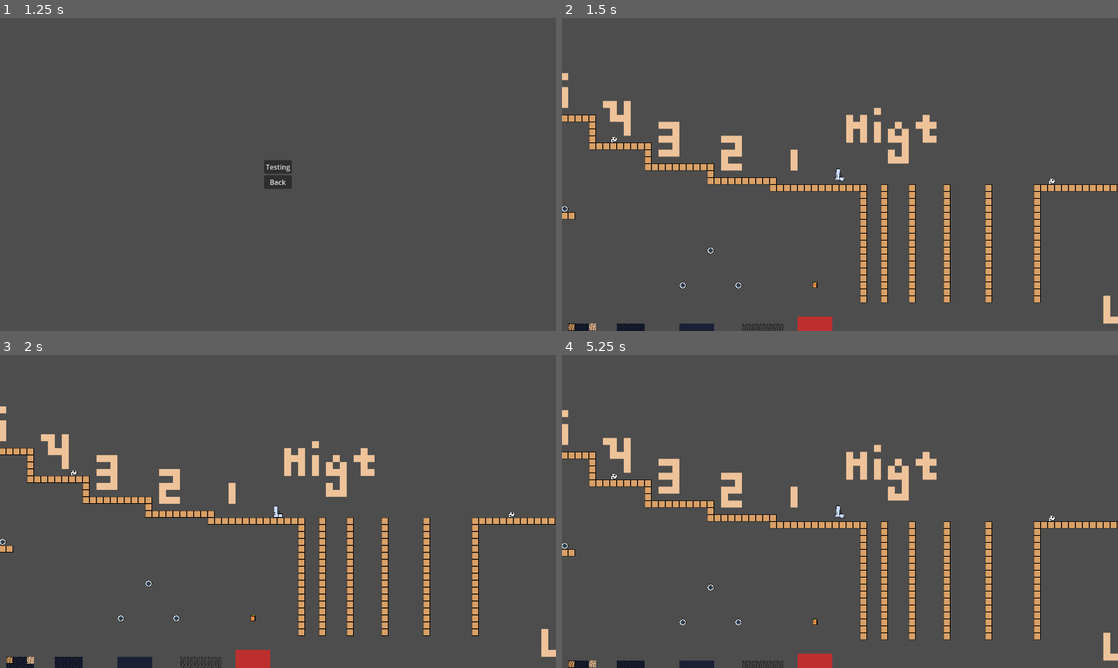
Above: before the commit, frames 1-4 (two rows, left to right).
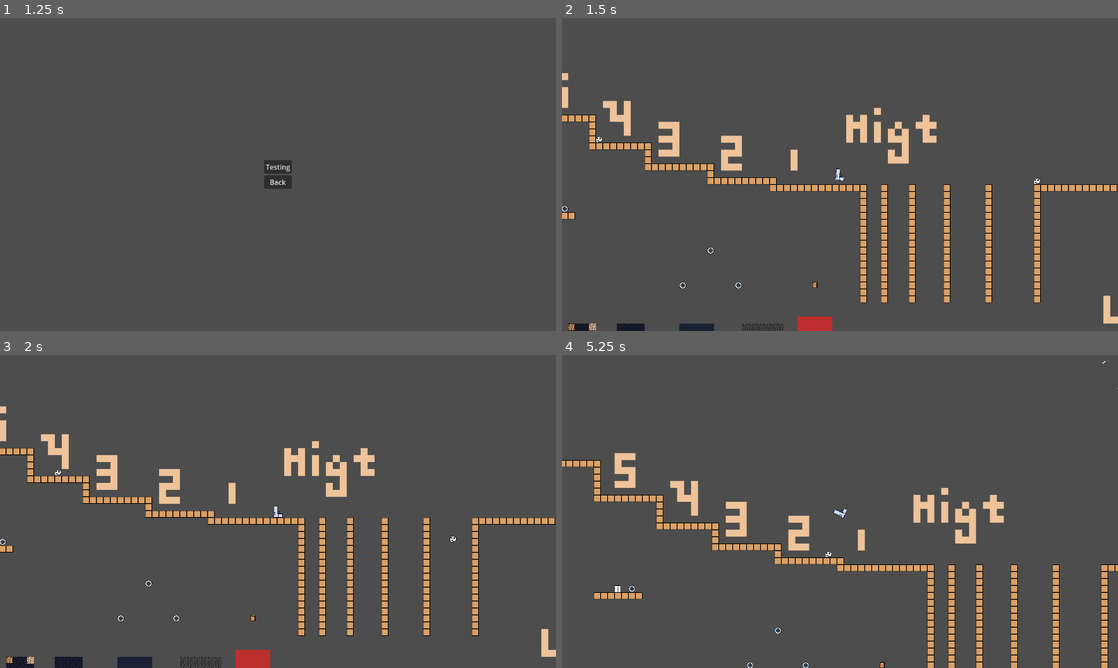
Above: after the commit, the same moments.

Repository: GamesFromANobody/JumpGun
Game: Godot game, scene res://Scenes/UI/main_menu.tscn
The game is run twice, just before and just after one commit, with the same random seed, the same clock (stepped at 60 frames per second) and the same inputs.
Inputs (mouse positions are in pixels of both pictures, inside the frame that each line leads up to):
- Up to frame 1 (1.25 s): click "Level Select" at 0.5 s
- Up to frame 2 (1.5 s): click "Testing" at 1.25 s
- Up to frame 3 (2 s): no input
- Up to frame 4 (5.25 s): tap Enter at 2 s; move the mouse to (962, 495) at 2.02 s; click (962, 495) at 2.1 s; move the mouse to (728, 527) at 2.77 s; right-click (728, 527) at 2.85 s; click (728, 527) at 3.05 s; move the mouse to (895, 442) at 3.52 s; click (895, 442) at 3.6 s; move the mouse to (812, 574) at 4.27 s; click (812, 574) at 4.35 s; click (840, 505) at 5 s, where only the run before the commit has a clickable "Testing"

Frame 1 is identical in both runs. In frame 2, less than 0.1% of the frame differs, in the area x 6-89%, y 38-54%; in frame 3, less than 0.1%; in frame 4, 14%, in the area x 0-100%, y 2-100%.

Commit message:
Add files via upload

Diff:
--- a/jumpgun/Scenes/level_base.tscn
+++ b/jumpgun/Scenes/level_base.tscn
@@ -361,4 +361,5 @@
 
 [connection signal="pause" from="." to="Player" method="_on_level_base_pause"]
 [connection signal="unpause" from="." to="Player" method="_on_level_base_unpause"]
+[connection signal="changed" from="Enemies" to="Enemies" method="_on_changed"]
 [connection signal="unpause" from="Player" to="." method="Unpause"]
--- a/jumpgun/Scenes/mob_enemy.tscn
+++ b/jumpgun/Scenes/mob_enemy.tscn
@@ -19,5 +19,18 @@
 position = Vector2(0.5, 0)
 shape = SubResource("RectangleShape2D_vdhlj")
 
-[node name="MoveTimer" type="Timer" parent="."]
+[node name="WanderTimer" type="Timer" parent="."]
 wait_time = 2.0
+one_shot = true
+
+[node name="EdgeDetectionLeft" type="RayCast2D" parent="."]
+position = Vector2(-7, -1)
+target_position = Vector2(0, 11)
+collision_mask = 2
+
+[node name="EdgeDetectionRight" type="RayCast2D" parent="."]
+position = Vector2(8, -1)
+target_position = Vector2(0, 11)
+collision_mask = 2
+
+[connection signal="timeout" from="WanderTimer" to="." method="_on_wander_timer_timeout"]
--- a/jumpgun/Scenes/player.tscn
+++ b/jumpgun/Scenes/player.tscn
@@ -30,6 +30,7 @@
 position = Vector2(14, -5)
 
 [node name="PauseMenu" type="Control" parent="."]
+visible = false
 layout_mode = 3
 anchors_preset = 8
 anchor_left = 0.5
--- a/jumpgun/Scripts/enemy_creation.gd
+++ b/jumpgun/Scripts/enemy_creation.gd
@@ -1,3 +1,4 @@
+#@tool
 extends TileMapLayer
 
 var enemies = [
@@ -5,6 +6,8 @@
 	"GARBAGE",
 	preload("res://Scenes/Objects/acid_pit.tscn")
 ]
+
+#@export var  = false
 
 # Called when the node enters the scene tree for the first time.
 func _ready() -> void:
@@ -27,3 +30,7 @@
 	var newObj = enemies[index].instantiate()
 	newObj.position = pos * 16 + Vector2i(8, 8)
 	add_child(newObj)
+
+
+func _on_changed() -> void:
+	pass # Replace with function body.
--- a/jumpgun/Scripts/mob_enemy.gd
+++ b/jumpgun/Scripts/mob_enemy.gd
@@ -5,27 +5,144 @@
 
 const SPEED = 100.0
 
-@export var direction = 1
+enum directionEditor { #to make it more managable in editor
+	LEFT,
+	RIGHT,
+	FLYING_UP,
+	FLYING_DOWN,
+}
+@export_group("Behavior") #Groups @exports to the editor
+@export var starting_direction : directionEditor
+enum states { #State machines help us more easily manage enemy AI
+	SLEEPING,
+	STATIONARY,
+	PATROLLING,
+	PATROLLING_TIMER,
+	WANDERING_TIMER, #if we want some mobs in the future to walk/fly aimlessly
+	TODO_WAKING_UP, #Should sleeping targets wake up from nearby gunshots?
+	WANDERING_IDLE,
+	TODO_CHASING_PLAYER, #chase player if they get close enough
+	TODO_SHOOTING_PLAYER, #if we want mobs that shoot the player upon being alerted/seeing them
+	TODO_DYING #If enemies later on have dying animations, they should perform it before queue_free()
+}
+enum statesEditor { #Ease of access to level creators, only giving them states that they should apply
+	SLEEPING,
+	STATIONARY,
+	PATROLLING,
+	PATROLLING_TIMER,
+	WANDERING_TIMER,
+}
+@export var starting_state : statesEditor = statesEditor.PATROLLING
+@export_range(0.1, 5, 0.05) var timer = 1.0
+@export var walks_off_cliffs = true
+@export var TODO_chases_player = false
+@export_group("") #Breaks up the grouping in editor
+@export_range(0, 5, 0.05) var movement_speed = 1.0
+
+
+@export var flying = false
+
+
+
+var direction : Vector2
+var currentState : states
+
+func _ready() -> void:
+	currentState = int(starting_state)
+	if starting_direction == directionEditor.RIGHT:
+		direction = Vector2(1, 0)
+	elif starting_direction == directionEditor.LEFT:
+		direction = Vector2(-1, 0)
+	elif starting_direction == directionEditor.FLYING_UP:
+		direction = Vector2(0, -1)
+	else:
+		direction = Vector2(0, 1)
+	if starting_state == states.PATROLLING_TIMER or starting_state == states.WANDERING_TIMER:
+		$WanderTimer.wait_time = timer
+		$WanderTimer.start()
+
+
+	#For when we use the editor to make enemies, this is to prevent accidental fuckups
+	if starting_direction == directionEditor.FLYING_UP or starting_direction == directionEditor.FLYING_DOWN:
+		assert(flying == true, "You tried to set this mob's starting direction as flying without it being enabled!")
+	if walks_off_cliffs == false:
+		assert(flying == false, "FLying enemies should never be bound to the ground, turn on walks off cliffs")
 
 func Hit():
 	mobHit.emit()
 	queue_free()
 
 func _physics_process(delta: float) -> void:
-	# Gravity; I could imagine we'd have enemies that don't mind cliffs,
-	# enemies that reverse on cliffs, and moving targets
-	if not is_on_floor():
-		velocity += get_gravity() * delta
-	# Reverse on walls
-	if is_on_wall():
-		direction = -direction
-	# Determine which direction this mob is moving
-	velocity.x = direction * SPEED
 
-	move_and_slide()
+	match currentState:
+		states.SLEEPING:
+			StateSleep()
+		states.STATIONARY:
+			StateStationary()
+		states.PATROLLING:
+			StatePatrolling(delta)
+		states.PATROLLING_TIMER:
+			StatePatrolling(delta)
+		states.WANDERING_TIMER:
+			StateWandering(delta)
 
+	checkCollision()
+
+
+func checkCollision():
 	# If the player is hit, call its Hit() function
 	for i in get_slide_collision_count():
 		var collision = get_slide_collision(i)
 		if collision.get_collider().name == "Player":
 			collision.get_collider().Hit()
+
+
+func StateSleep():
+	pass #Nothing for now
+
+func StateStationary():
+	pass #nothing for now
+
+func StatePatrolling(delta : float):
+	# Gravity; I could imagine we'd have enemies that don't mind cliffs,
+	# enemies that reverse on cliffs, and moving targets
+	if not is_on_floor() and flying == false:
+		velocity += get_gravity() * delta
+	# Reverse on walls and/or edges
+	if walks_off_cliffs == false and \
+	($EdgeDetectionLeft.is_colliding() == false or $EdgeDetectionRight.is_colliding() == false):
+		direction = -direction
+	if is_on_wall() and flying == false:
+		direction = -direction
+
+	if (is_on_ceiling() or is_on_floor()) and flying == true:
+		direction = -direction
+
+	# Determine which direction this mob is moving
+	velocity.x = direction.x * SPEED * movement_speed
+	if flying == true:
+		velocity.y = direction.y * SPEED * movement_speed
+	move_and_slide()
+
+func StateWandering(delta):
+	StatePatrolling(delta)
+
+
+func _on_wander_timer_timeout() -> void:
+	match currentState:
+		states.PATROLLING_TIMER:
+			direction = -direction
+			$WanderTimer.start()
+		states.WANDERING_TIMER:
+			direction = Vector2(0, 0)
+			currentState = states.WANDERING_IDLE
+			$WanderTimer.wait_time = timer * randf_range(0.35, 1.5)
+			$WanderTimer.start()
+		states.WANDERING_IDLE:
+			if flying == true:
+				direction = Vector2(randi_range(-1, 1), randi_range(-1, 1)).normalized()
+			else:
+				direction.x = 1 - (randi_range(0, 1) * 2)
+			$WanderTimer.wait_time = timer * randf_range(0.75, 1.2)
+			$WanderTimer.start()
+			currentState = states.WANDERING_TIMER
